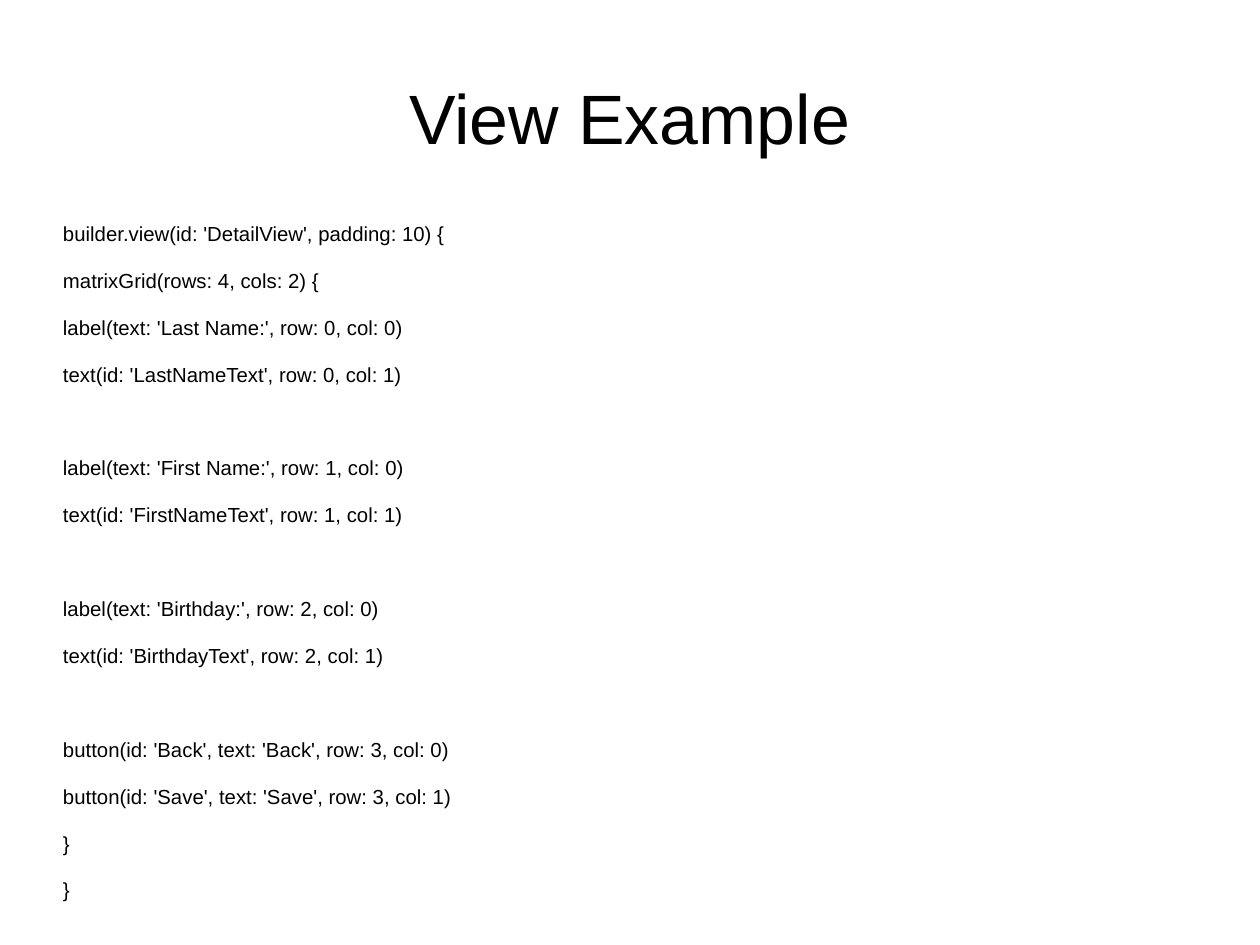
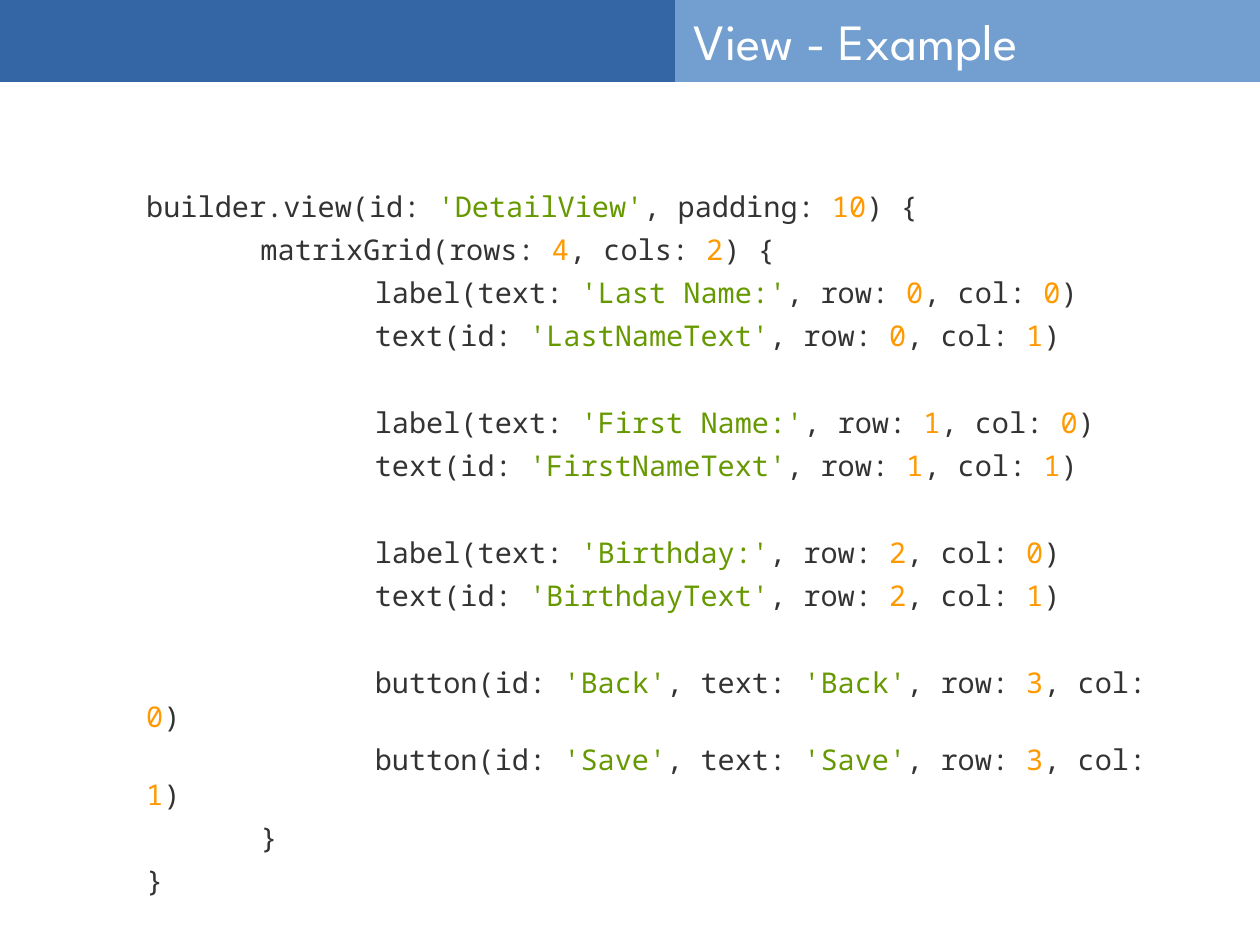
Before and after one commit to csam1810/dsl2014, a slide deck: slide 5 of dslProjectPresentation.odp. Drawn at 1260x945 pixels with LibreOffice and Linux fonts; fonts in the diff are those of the drawing. Boxes give left, top, right and bottom in pixels: in the first picture for what was removed or moved away, otherwise in the second. Text is boxed around its words. In the diff, an @@ line names an element or a change of style, - is before the commit and + after.

```diff
--- a/dslProjectPresentation.odp
+++ b/dslProjectPresentation.odp
@@ rectangle added at [0,0,1260,81], fill #3465A4, outline #3465A4 0 pt @@
@@ rectangle added at [676,0,1260,81], fill #729FCF, outline #729FCF 0 pt @@
@@ title at [694,25,1017,71]: text changed; size 44 to 32 pt; font Arial to League Spartan; text colour #000000 to #FFFFFF @@
-View Example
+View - Example
@@ text "builder.view(id: 'DetailView', padding: 10) {": place and size @@
-text "builder.view(id: 'DetailView', padding: 10) {" at [63,226,451,809]
+text "builder.view(id: 'DetailView', padding: 10) {" at [146,195,1147,810]
@@ text "builder.view(id: 'DetailView', padding: 10) {" at [146,195,1147,810]: size 12.8 to 18 pt, font Arial to Noto Sans Mono; text colour #000000 to #333333 in "builder.view(id: 'DetailView', padding: 10) {", "matrixGrid(rows: 4, cols: 2) {", "label(text: Name:', row: 0, col: 0)", "text(id: 'LastNameText', row: 0, col: 1)" and 8 more places; text colour #000000 to #669900 in "'DetailView',", "'Last Name:',", "'LastNameText',", "'First Name:'," and 5 more places; text colour #000000 to #FF9900 in "10)", "4, 2)", "0, 0)", "0, 1)" and 6 more places; less space between paragraphs @@
```
Also in this commit, not shown: 8 other slides changed, 1 slide added, 1 other file.
